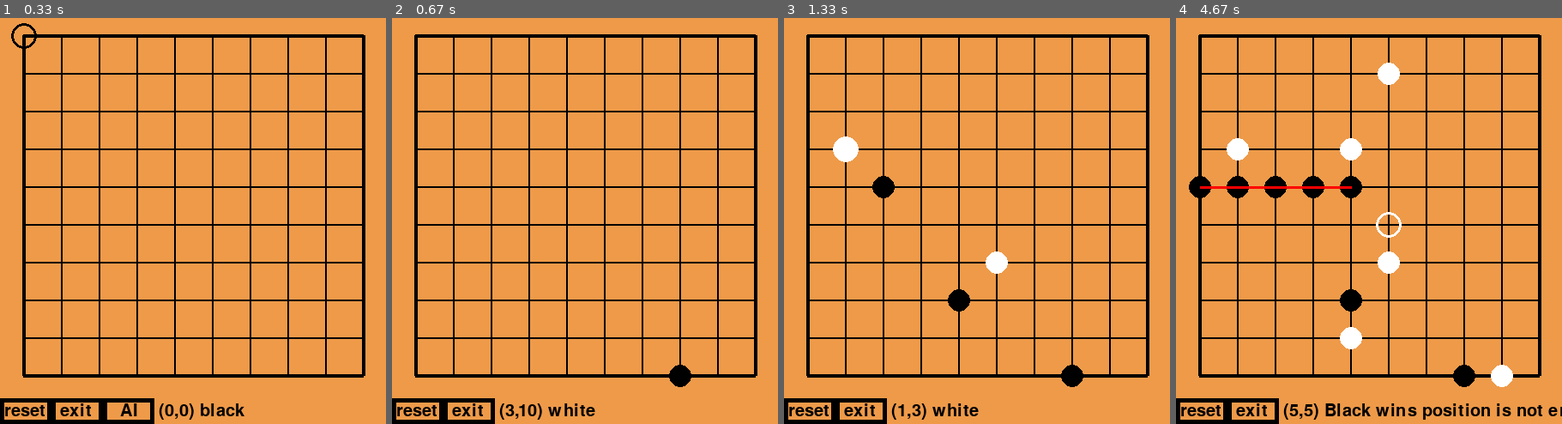
Above: before the commit, frames 1-4 (left to right).
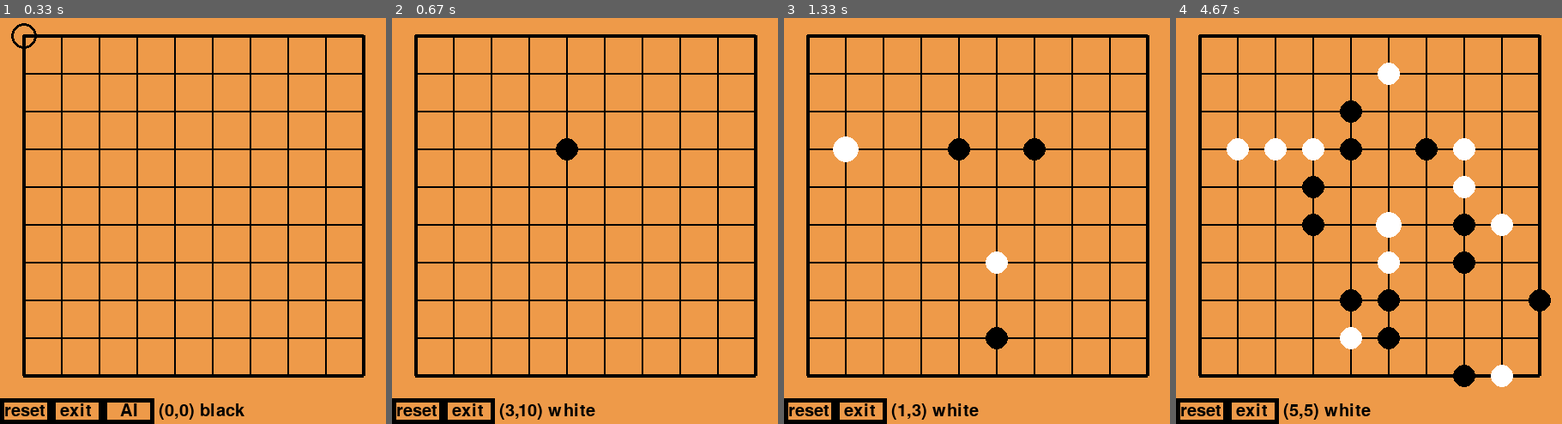
Above: after the commit, the same moments.

Repository: su2u4-1/my_code
Game: pygame game, started from python_game/五子棋.py
The game is run twice, just before and just after one commit, with the same random seed, the same clock (stepped at 60 frames per second) and the same inputs.
Inputs (mouse positions are in pixels of both pictures, inside the frame that each line leads up to):
- Up to frame 1 (0.33 s): type "10 (at the terminal prompt)" at 0 s
- Up to frame 2 (0.67 s): click "AI" at 0.38 s
- Up to frame 3 (1.33 s): click (977, 245) at 0.72 s; click (857, 156) at 1.05 s
- Up to frame 4 (4.67 s): click (1507, 363) at 1.38 s; click (1376, 78) at 1.72 s; click (1349, 322) at 2.05 s; click (1357, 147) at 2.38 s; click (1314, 131) at 2.72 s; click (1469, 180) at 3.05 s; click (1488, 208) at 3.38 s; click (1450, 147) at 3.72 s; click (1257, 139) at 4.05 s; click (1384, 200) at 4.38 s

Frame 1 is identical in both runs. In frame 2, 0.4% of the frame differs, in the area x 42-78%, y 29-91%; in frame 3, 1.2%; in frame 4, 5.1%, in the area x 3-100%, y 20-99%.

Commit message:
update 五子棋 AI

Diff:
--- a/python_game/gamelib.py
+++ b/python_game/gamelib.py
@@ -14,5 +14,9 @@
             print("input error: must be an integer")
 
 
+#       ↓       →       ↑         ←
 D4 = ((0, 1), (1, 0), (0, -1), (-1, 0))
+#      ⇘       ⇒       ⇗       ⇓       ⇑        ⇙       ⇐        ⇖
 D8 = ((1, 1), (1, 0), (1, -1), (0, 1), (0, -1), (-1, 1), (-1, 0), (-1, -1))
+
+D8_Opposite_side = {0: 7, 1: 6, 2: 5, 3: 4, 4: 3, 5: 2, 6: 1, 7: 0}
--- a/python_game/五子棋.py
+++ b/python_game/五子棋.py
@@ -1,9 +1,53 @@
-from typing import Literal
+from typing import Callable, Literal
 from random import choice, randint
 
 import pygame
 
-from gamelib import get_int, D8
+from gamelib import get_int, D8, D8_Opposite_side
+
+
+def t0(t: list[int], ai_side: int, player_side: int) -> int:
+    """p p p p *\n
+    direction x 8"""
+    for i in range(8):
+        for j in t[i * 4 : i * 4 + 3]:
+            if j != player_side:
+                return 0
+    return 10
+
+
+def t1(t: list[int], ai_side: int, player_side: int) -> int:
+    """a a a a *\n
+    direction x 8"""
+    for i in range(8):
+        for j in t[i * 4 : i * 4 + 4]:
+            if j != ai_side:
+                return 0
+    return 11
+
+
+def t2(t: list[int], ai_side: int, player_side: int) -> int:
+    """p p p * p\n
+    direction x 8"""
+    for i in range(8):
+        j = t[i * 4 : i * 4 + 4]
+        if j[:3] == [player_side] * 3:
+            i = D8_Opposite_side[i]
+            if t[i * 4 : i * 4 + 4][0] == player_side:
+                return 10
+    return 0
+
+
+def t3(t: list[int], ai_side: int, player_side: int) -> int:
+    """a a a * a\n
+    direction x 8"""
+    for i in range(8):
+        j = t[i * 4 : i * 4 + 4]
+        if j[:3] == [ai_side] * 3:
+            i = D8_Opposite_side[i]
+            if t[i * 4 : i * 4 + 4][0] == ai_side:
+                return 11
+    return 0
 
 
 class Game_gomoku:
@@ -29,6 +73,7 @@
         self.temp_text = ""
         self.temp_text_time = 0
         self.ai_mode = 0
+        self.ai_template: tuple[Callable[[list[int], int, int], int], ...] = (t0, t1)
 
     def show(self) -> None:
         self.screen.fill((238, 154, 73))
@@ -86,22 +131,20 @@
                 if self.chessBoard[x][y] == 0:
                     n += 1
                 else:
+                    nx, ny = x, y
                     for i in range(4):
-                        x1 = x
-                        y1 = y
-                        for _ in range(4):
-                            if x1 + D8[i][0] < 0 or x1 + D8[i][0] > self.size - 1 or y1 + D8[i][1] < 0 or y1 + D8[i][1] > self.size - 1:
+                        for j in range(4):
+                            nx, ny = x + D8[i][0] * j, y + D8[i][1] * j
+                            if not (0 <= nx + D8[i][0] < self.size - 1 and 0 <= ny + D8[i][1] < self.size - 1):
                                 break
-                            elif self.chessBoard[x1 + D8[i][0]][y1 + D8[i][1]] != self.chessBoard[x][y]:
+                            elif self.chessBoard[nx + D8[i][0]][ny + D8[i][1]] != self.chessBoard[x][y]:
                                 break
-                            x1 += D8[i][0]
-                            y1 += D8[i][1]
                         else:
                             if self.chessBoard[x][y] == 1:
                                 self.status = "Black wins"
                             else:
                                 self.status = "White wins"
-                            return True, ((x * 44 + 28, y * 44 + 28), (x1 * 44 + 28, y1 * 44 + 28))
+                            return True, ((x * 44 + 28, y * 44 + 28), (nx * 44 + 28, ny * 44 + 28))
         if n == 0:
             self.status = "draw"
         return False, ((-1, -1), (-1, -1))
@@ -118,98 +161,39 @@
             raise RuntimeError("position is not empty or game is over")
 
     def ai(self) -> None:
-        possible_pos: list[set[tuple[int, int]]] = [set() for _ in range(7)]
+        template = self.ai_template
+        priority_positions: list[tuple[int, list[tuple[int, int]]]] = []
         for x in range(self.size):
             for y in range(self.size):
-                if self.chessBoard[x][y] != 0:
-                    s = 0
-                    if ("no", "black", "white")[self.chessBoard[x][y]] == self.ai_side:
-                        s = 1
-                    for i in range(8):
-                        x1 = x
-                        y1 = y
-                        if self.ai_mode == 0:
-                            flag = False
-                            d = (-1, -1)
-                            for j in range(3):
-                                if not (0 <= x1 + D8[i][0] < self.size - 1 and 0 <= y1 + D8[i][1] < self.size - 1):
-                                    break
-                                if self.chessBoard[x1 + D8[i][0]][y1 + D8[i][1]] != self.chessBoard[x][y]:
-                                    if self.chessBoard[x1 + D8[i][0]][y1 + D8[i][1]] == 0:
-                                        if not flag:
-                                            d = (x1 + D8[i][0], y1 + D8[i][1])
-                                        if s == 0:
-                                            if j == 2:
-                                                possible_pos[j + 3].add(d)
-                                            else:
-                                                possible_pos[j + 2].add(d)
-                                        else:
-                                            if j == 2:
-                                                possible_pos[4].add(d)
-                                            else:
-                                                possible_pos[j].add(d)
-                                        if flag:
-                                            break
-                                        flag = True
-                                        d = (x1 + D8[i][0], y1 + D8[i][1])
-                                    else:
-                                        break
-                                x1 += D8[i][0]
-                                y1 += D8[i][1]
-                            else:
-                                if self.chessBoard[x1][y1] == 0:
-                                    possible_pos[6].add((x1, y1))
-                        elif self.ai_mode == 1:
-                            for j in range(3):
-                                if not (0 <= x1 + D8[i][0] < self.size - 1 and 0 <= y1 + D8[i][1] < self.size - 1):
-                                    break
-                                if self.chessBoard[x1 + D8[i][0]][y1 + D8[i][1]] != self.chessBoard[x][y]:
-                                    if self.chessBoard[x1 + D8[i][0]][y1 + D8[i][1]] == 0:
-                                        if s == 0:
-                                            if j == 2:
-                                                possible_pos[j + 3].add((x1 + D8[i][0], y1 + D8[i][1]))
-                                            else:
-                                                possible_pos[j + 2].add((x1 + D8[i][0], y1 + D8[i][1]))
-                                        else:
-                                            if j == 2:
-                                                possible_pos[4].add((x1 + D8[i][0], y1 + D8[i][1]))
-                                            else:
-                                                possible_pos[j].add((x1 + D8[i][0], y1 + D8[i][1]))
-                                    break
-                                x1 += D8[i][0]
-                                y1 += D8[i][1]
-                            else:
-                                if self.chessBoard[x1][y1] == 0:
-                                    possible_pos[6].add((x1, y1))
-                        elif self.ai_mode == 2:
-                            for j in range(3):
-                                if not (0 <= x1 + D8[i][0] < self.size - 1 and 0 <= y1 + D8[i][1] < self.size - 1):
-                                    break
-                                if self.chessBoard[x1 + D8[i][0]][y1 + D8[i][1]] != self.chessBoard[x][y]:
-                                    if self.chessBoard[x1 + D8[i][0]][y1 + D8[i][1]] == 0:
-                                        if s == 0:
-                                            possible_pos[j + 2].add((x1 + D8[i][0], y1 + D8[i][1]))
-                                        else:
-                                            possible_pos[j].add((x1 + D8[i][0], y1 + D8[i][1]))
-                                    break
-                                x1 += D8[i][0]
-                                y1 += D8[i][1]
-                            else:
-                                if self.chessBoard[x1][y1] == 0:
-                                    possible_pos[6].add((x1, y1))
-        # print(*possible_pos, sep="\n")
-        for i in range(7):
-            if len(possible_pos[6 - i]) > 0:
-                x, y = choice(tuple(possible_pos[6 - i]))
-                if self.chessBoard[x][y] == 0:
-                    self.mx, self.my = x, y
+                t: list[int] = []
+                for i in range(8):
+                    for j in range(1, 5):
+                        nx, ny = x + D8[i][0] * j, y + D8[i][1] * j
+                        if 0 <= nx < self.size and 0 <= ny < self.size:
+                            t.append(self.chessBoard[nx][ny])
+                        else:
+                            t.append(-1)
+                if self.ai_side == "black":
+                    p = max(c(t, 1, 2) for c in template)
+                else:
+                    p = max(c(t, 2, 1) for c in template)
+                for i in priority_positions:
+                    if i[0] == p:
+                        i[1].append((x, y))
+                        break
+                else:
+                    priority_positions.append((p, [(x, y)]))
+
+        priority_positions.sort(key=lambda x: x[0], reverse=True)
+        for _, v in priority_positions:
+            if len(v) > 0:
+                self.mx, self.my = choice(v)
+                if self.chessBoard[self.mx][self.my] == 0:
                     self.put_chess()
-                    # print(x, y, i)
                     return
         while True:
-            x, y = randint(0, self.size - 1), randint(0, self.size - 1)
-            if self.chessBoard[x][y] == 0:
-                self.mx, self.my = x, y
+            self.mx, self.my = randint(0, self.size - 1), randint(0, self.size - 1)
+            if self.chessBoard[self.mx][self.my] == 0:
                 self.put_chess()
                 return
 
Empty file added: python_game/棋盤.py
